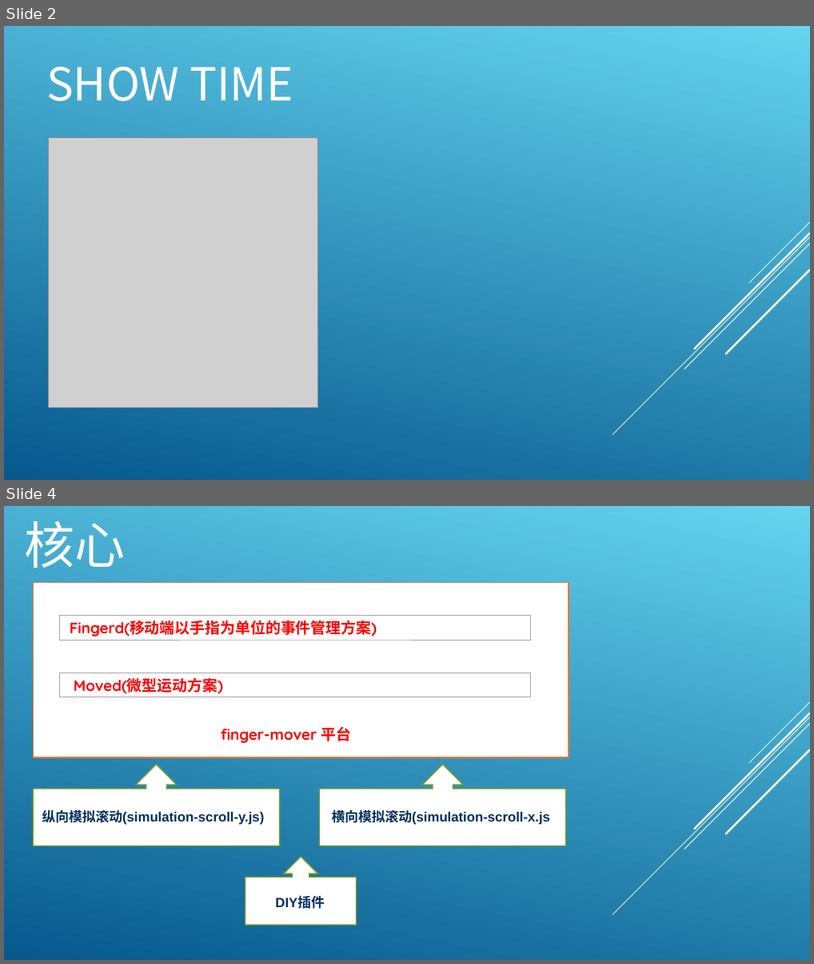
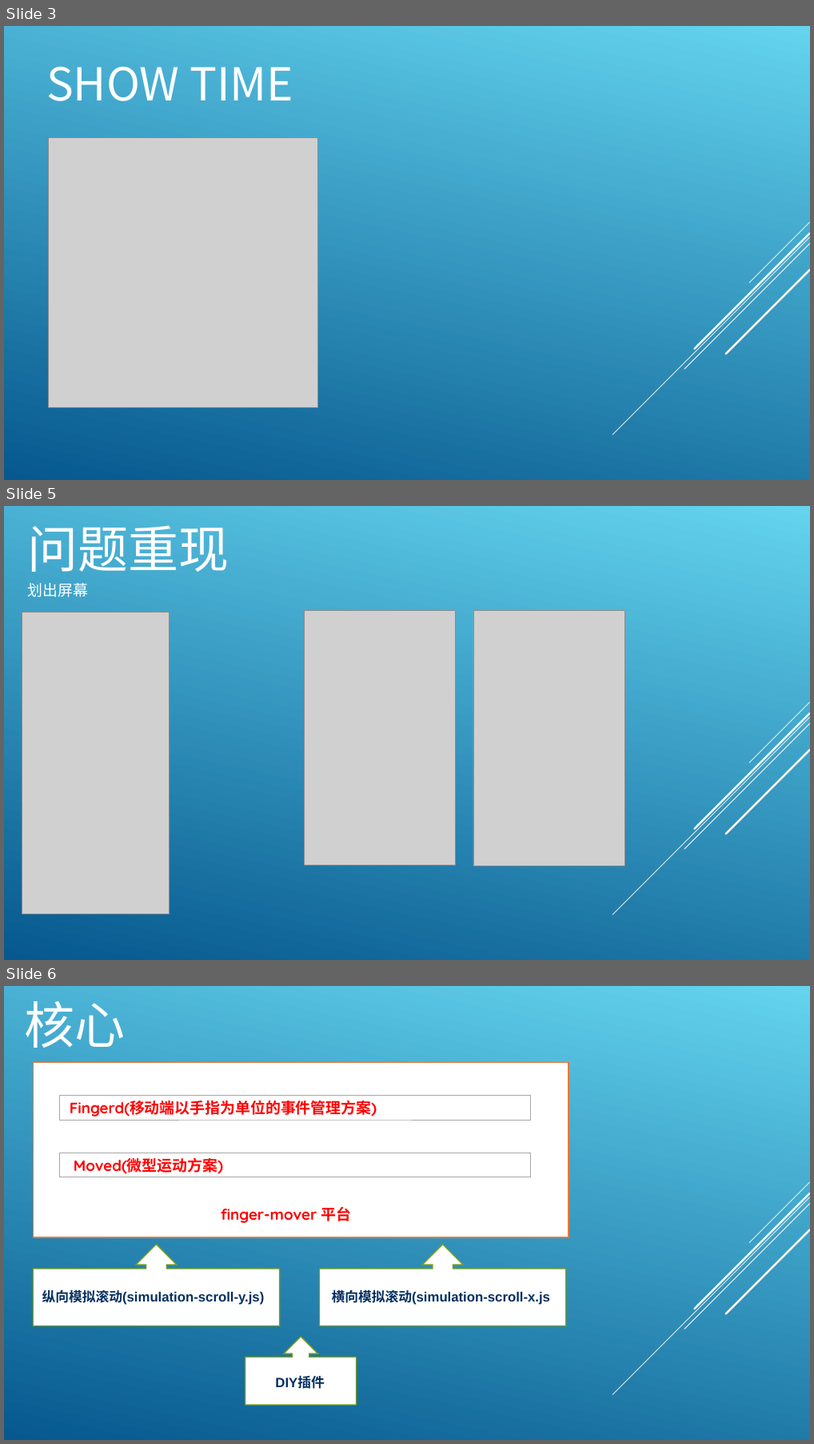
Before and after one commit to tlx6550/gulp-webpack-html-demo, a slide deck: fingerMover2.ppt. Shown one above the other, each under a label of ours: slides 2 and 4 before the commit, slides 3, 5 and 6 after it; the slides between them are not shown. The pictures are 814x964 and 814x1444 pixels, drawn with LibreOffice and Linux fonts; fonts in the diff are those of the drawing; grey boxes stand for pictures. Boxes give left, top, right and bottom in pixels: in the first picture for what was removed or moved away, otherwise in the second. Text is boxed around its words. In the diff, an @@ line names an element or a change of style, - is before the commit and + after.

```diff
--- a/fingerMover2.ppt
+++ b/fingerMover2.ppt
@@ slide 5 added at bbox=[4, 506, 810, 960], background gradient #64D4EF to #06588E; not listed: 5 template elements that a slide beside it also shows @@
@@ title added at bbox=[28, 525, 230, 572], 60 pt, text #FFFFFF @@
+问题重现
@@ text added at bbox=[28, 583, 89, 597], 18 pt, text #FFFFFF @@
+划出屏幕
@@ picture added at bbox=[22, 612, 170, 914] @@
@@ picture added at bbox=[304, 610, 455, 865] @@
@@ picture added at bbox=[474, 610, 626, 865] @@
@@ what was slide 2 is now slide 3 @@
@@ what was slide 4 is now slide 6 @@
```
Also in this commit, not shown: 2 slides changed, 1 other slide added, 2 other files.
